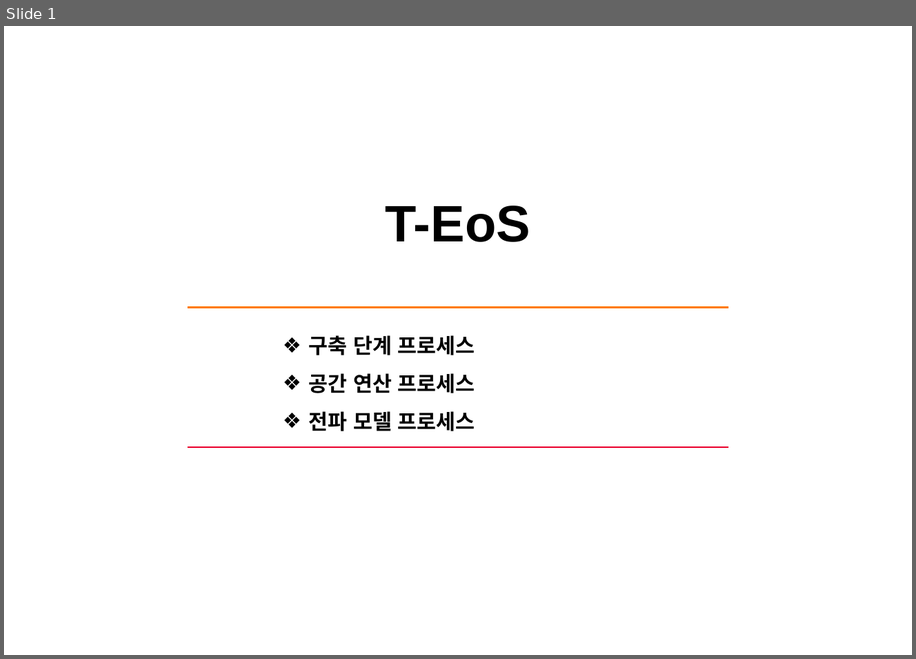
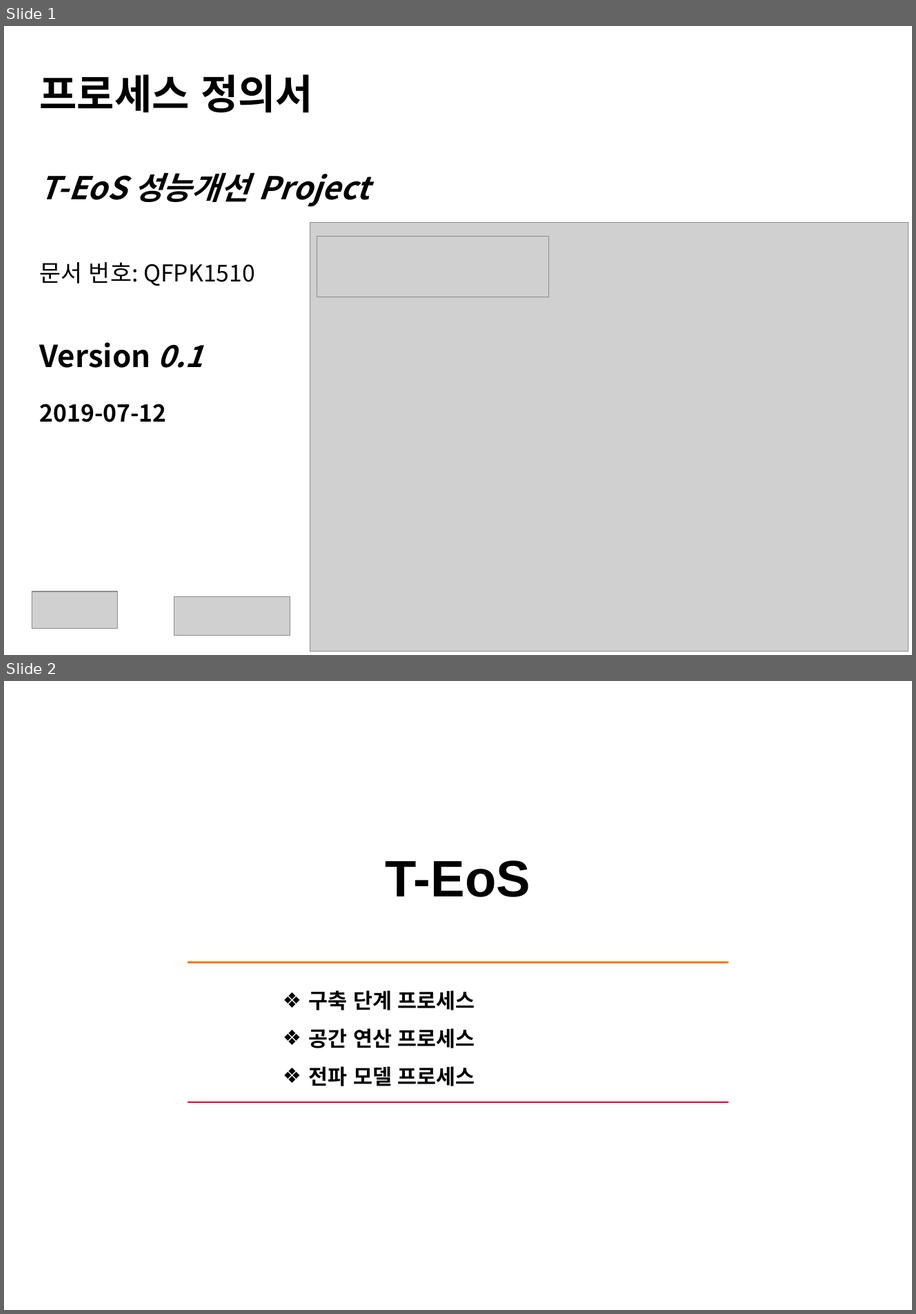
Before and after one commit to pmosoft/spark_scala, a slide deck: eos/02.설계/TEOSPI-ProcessFlow_20190715.pptx. Shown one above the other, each under a label of ours: slide 1 before the commit, slides 1 and 2 after it. The pictures are 916x659 and 916x1314 pixels, drawn with LibreOffice and Linux fonts; fonts in the diff are those of the drawing; grey boxes stand for pictures; background and template pictures are left out. Boxes give left, top, right and bottom in pixels: in the first picture for what was removed or moved away, otherwise in the second. Text is boxed around its words. In the diff, an @@ line names an element or a change of style, - is before the commit and + after.

```diff
--- a/eos/02.설계/TEOSPI-ProcessFlow_20190715.pptx
+++ b/eos/02.설계/TEOSPI-ProcessFlow_20190715.pptx
@@ slide 1 added at [4,26,912,655], background #FFFFFF @@
@@ text added at [39,74,369,422], 20 pt, text #000000, bold @@
+프로세스 정의서
+T-EoS 성능개선 Project
+문서 번호: QFPK1510
+Version 0.1
+2019-07-12
@@ picture added at [310,222,909,650] @@
@@ picture added at [317,236,550,296] @@
@@ picture added at [32,591,117,628] @@
@@ picture added at [174,596,290,635] @@
@@ what was slide 1 is now slide 2 @@
```
Also in this commit, not shown: 5 slides changed, 13 other slides added, 4 other files.
